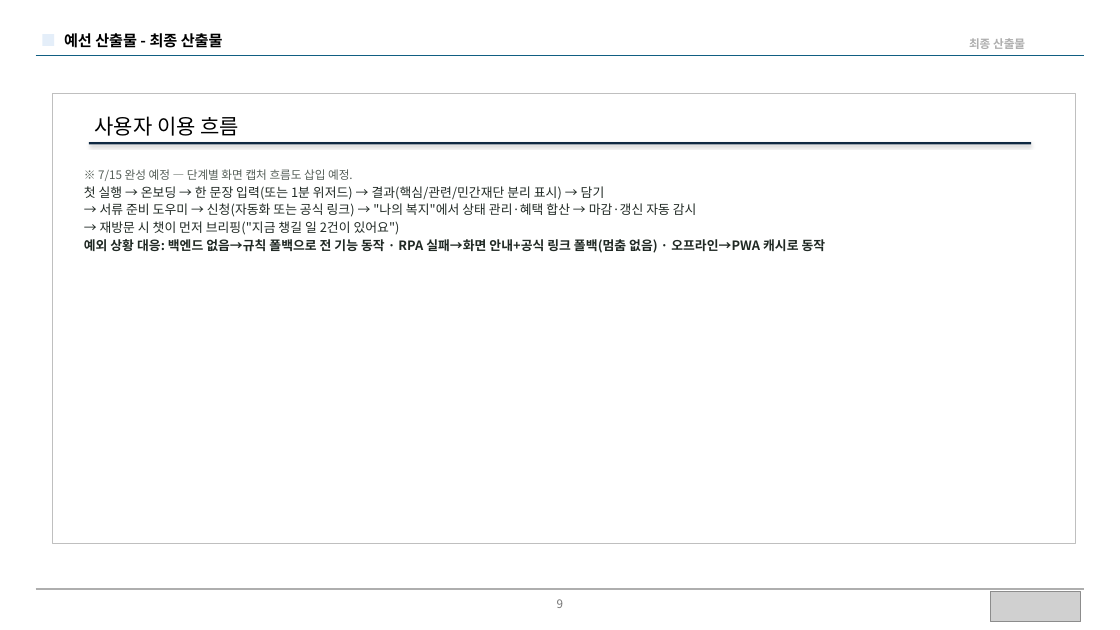
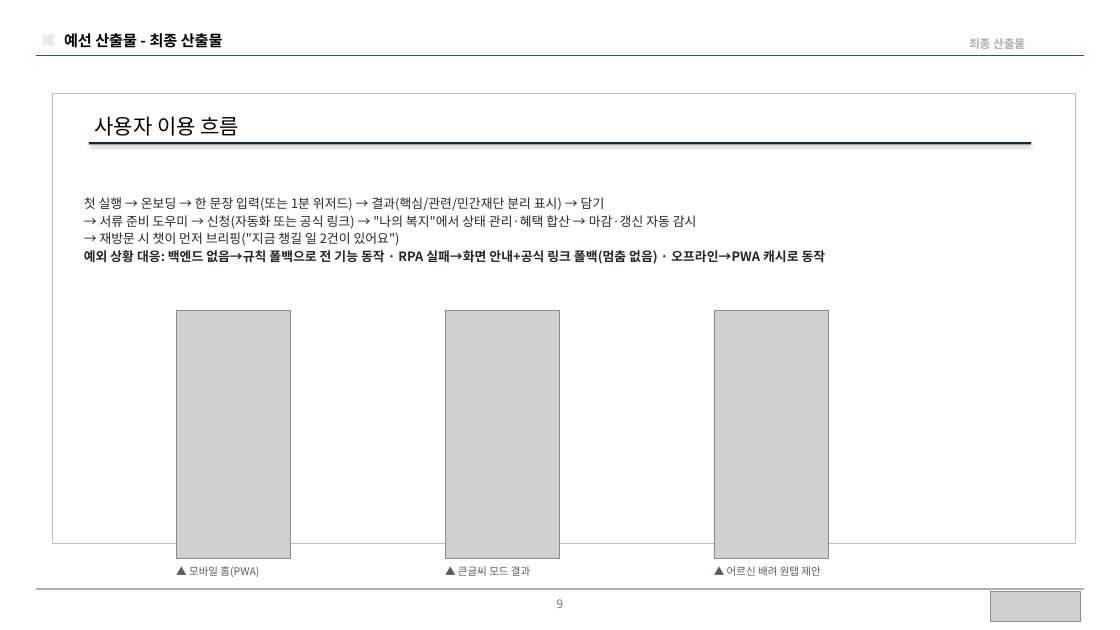
Before and after one commit to BioCode67/modoo-bom, a slide deck: slide 9 of docs/제출/모두봄-예선산출물-작성본.pptx. Drawn at 1120x630 pixels with LibreOffice and Linux fonts; fonts in the diff are those of the drawing; grey boxes stand for pictures. Boxes give left, top, right and bottom in pixels: in the first picture for what was removed or moved away, otherwise in the second. Text is boxed around its words. In the diff, an @@ line names an element or a change of style, - is before the commit and + after.

```diff
--- a/docs/제출/모두봄-예선산출물-작성본.pptx
+++ b/docs/제출/모두봄-예선산출물-작성본.pptx
@@ text at bbox=[98, 169, 352, 181]: paragraph removed @@
-※ 7/15 완성 예정 — 단계별 화면 캡처 흐름도 삽입 예정.
@@ picture added at bbox=[176, 311, 291, 559] @@
@@ picture added at bbox=[445, 311, 560, 559] @@
@@ picture added at bbox=[714, 311, 828, 559] @@
@@ text added at bbox=[189, 566, 259, 577], 9 pt, text #555F58 @@
+▲ 모바일 홈(PWA)
@@ text added at bbox=[458, 566, 530, 576], 9 pt, text #555F58 @@
+▲ 큰글씨 모드 결과
@@ text added at bbox=[727, 566, 820, 576], 9 pt, text #555F58 @@
+▲ 어르신 배려 원탭 제안
```
Also in this commit, not shown: 3 other slides changed, 1 other file.
